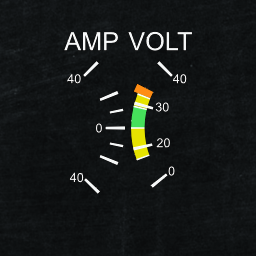
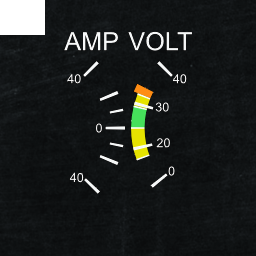
Revision of a layered 256 × 256 image; what changed, layer by layer:
added layer "Layer" above "BatteryGauge.rgb" over [0, 0, 45, 35]
